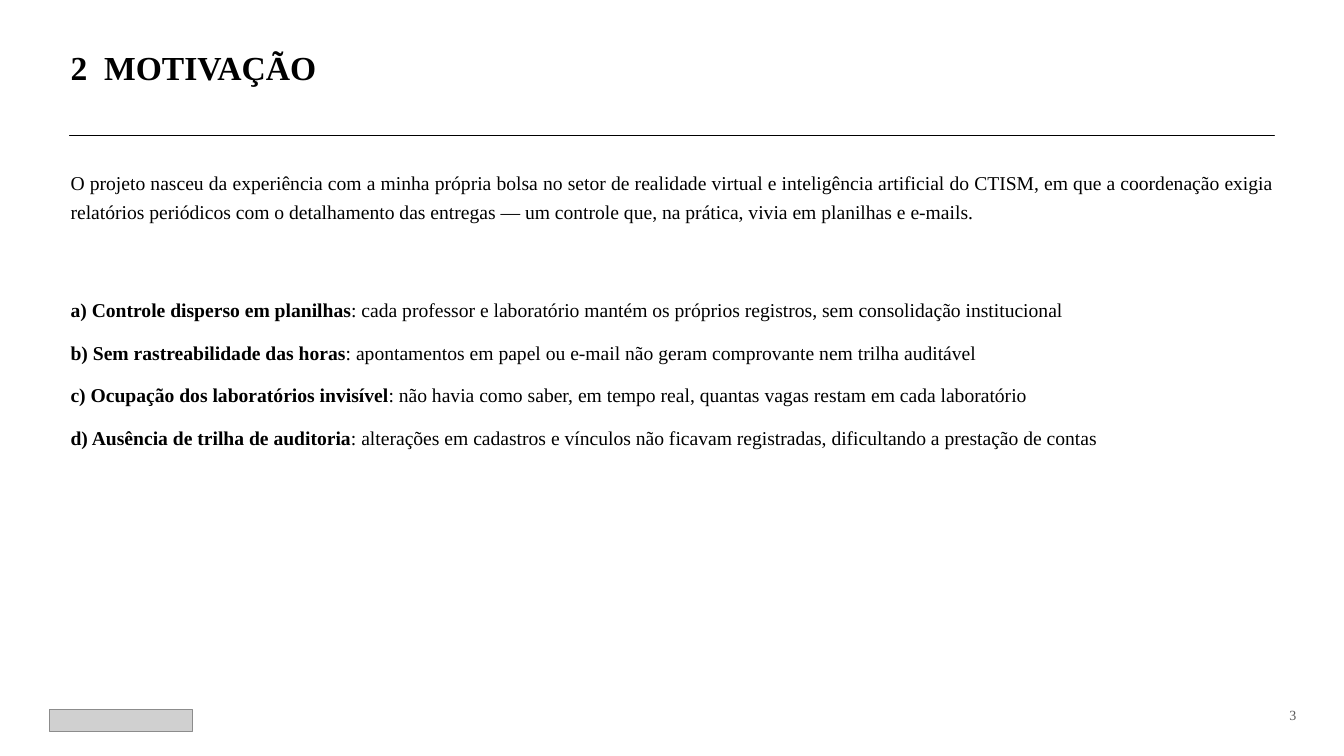
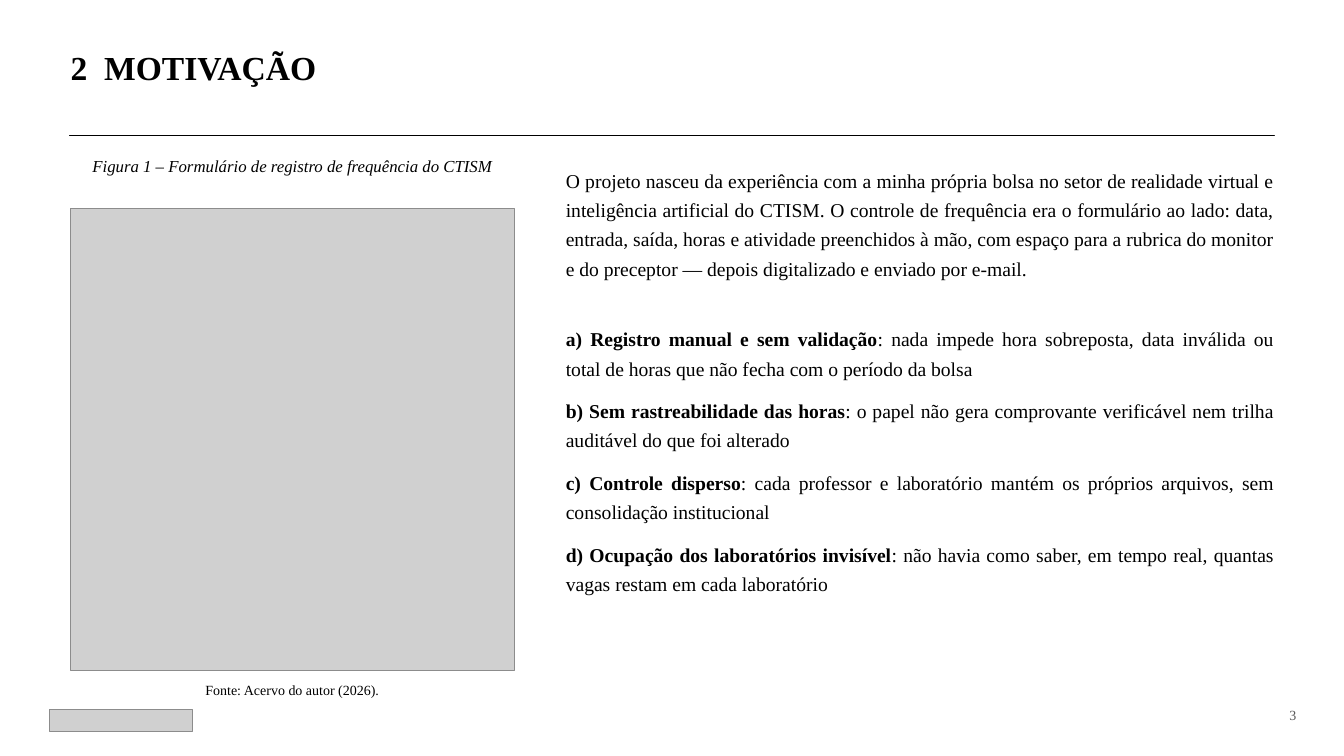
Before and after one commit to matheuskotayko/sisBolsa, a slide deck: slide 3 of docs/SisBolsa_Apresentacao_API_ABNT.pptx. Drawn at 1344x756 pixels with LibreOffice and Linux fonts; fonts in the diff are those of the drawing; grey boxes stand for pictures. Boxes give left, top, right and bottom in pixels: in the first picture for what was removed or moved away, otherwise in the second. Text is boxed around its words. In the diff, an @@ line names an element or a change of style, - is before the commit and + after.

Commit message:
docs: ilustrar a motivacao com o formulario de frequencia do CTISM
O slide de motivacao era so texto e afirmava que o controle "vivia em
planilhas e e-mails", sem evidencia. Agora abre com o formulario de
registro de frequencia que a coordenacao exigia, como Figura 1, e o
texto descreve o que a imagem mostra: data, entrada, saida, horas e
atividade preenchidos a mao, com espaco para a rubrica do monitor e do
preceptor.

O primeiro item da lista passa a ser "Registro manual e sem validacao",
que e o problema que a figura evidencia; o controle disperso desce para
a terceira posicao.

Na imagem, o telefone e o numero de matricula foram tarjados, e as duas
ultimas linhas foram cortadas por estarem incompletas na captura. A
fonte do elemento e "Acervo do autor", nao "Elaborado pelo autor", por
se tratar de documento institucional.

As figuras seguintes foram renumeradas de 1-14 para 2-15.

```diff
--- a/docs/SisBolsa_Apresentacao_API_ABNT.pptx
+++ b/docs/SisBolsa_Apresentacao_API_ABNT.pptx
@@ text added at <box>92,160,492,176</box>, 18 pt, text #000000, italic @@
+Figura 1 – Formulário de registro de frequência do CTISM
@@ text at <box>566,174,1273,281</box>: text changed @@
-O projeto nasceu da experiência com a minha própria bolsa no setor de realidade virtual e inteligência artificial do CTISM, em que a coordenação exigia relatórios periódicos com o detalhamento das entregas — um controle que, na prática, vivia em planilhas e e-mails.
+O projeto nasceu da experiência com a minha própria bolsa no setor de realidade virtual e inteligência artificial do CTISM. O controle de frequência era o formulário ao lado: data, entrada, saída, horas e atividade preenchidos à mão, com espaço para a rubrica do monitor e do preceptor — depois digitalizado e enviado por e-mail.
@@ picture added at <box>71,208,514,671</box> @@
@@ text at <box>566,332,1274,596</box>: text changed @@
-a) Controle disperso em planilhas: cada professor e laboratório mantém os próprios registros, sem consolidação institucional
-b) Sem rastreabilidade das horas: apontamentos em papel ou e-mail não geram comprovante nem trilha auditável
-c) Ocupação dos laboratórios invisível: não havia como saber, em tempo real, quantas vagas restam em cada laboratório
-d) Ausência de trilha de auditoria: alterações em cadastros e vínculos não ficavam registradas, dificultando a prestação de contas
+a) Registro manual e sem validação: nada impede hora sobreposta, data inválida ou total de horas que não fecha com o período da bolsa
+b) Sem rastreabilidade das horas: o papel não gera comprovante verificável nem trilha auditável do que foi alterado
+c) Controle disperso: cada professor e laboratório mantém os próprios arquivos, sem consolidação institucional
+d) Ocupação dos laboratórios invisível: não havia como saber, em tempo real, quantas vagas restam em cada laboratório
@@ text added at <box>205,685,379,698</box>, 15 pt, text #000000 @@
+Fonte: Acervo do autor (2026).
```
Also in this commit, not shown: 14 other slides changed, 2 other files.
